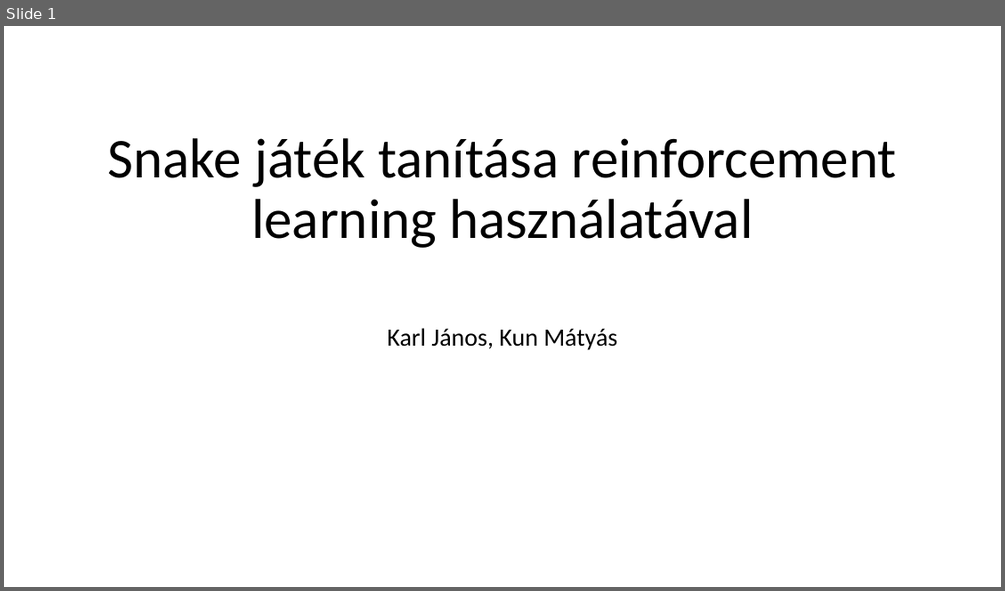
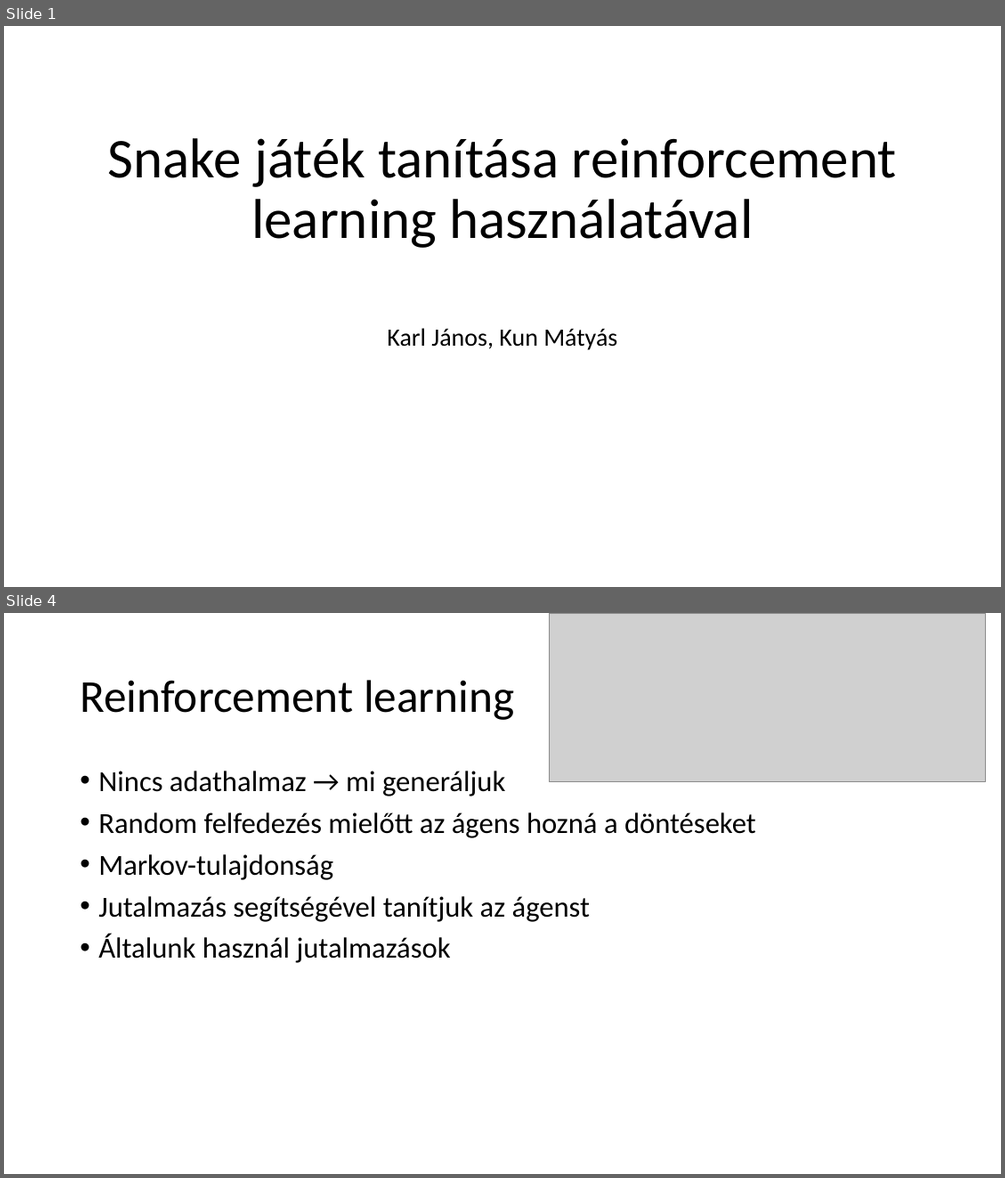
Before and after one commit to kunmts/Snake_AI_gyak, a slide deck: Projektmunka_KarlJanos_KunMatyas.pptx. Shown one above the other, each under a label of ours: slide 1 before the commit, slides 1 and 4 after it; the slides between them are not shown. The pictures are 1005x591 and 1005x1178 pixels, drawn with LibreOffice and Linux fonts; fonts in the diff are those of the drawing; grey boxes stand for pictures. Boxes give left, top, right and bottom in pixels: in the first picture for what was removed or moved away, otherwise in the second. Text is boxed around its words. In the diff, an @@ line names an element or a change of style, - is before the commit and + after.

```diff
--- a/Projektmunka_KarlJanos_KunMatyas.pptx
+++ b/Projektmunka_KarlJanos_KunMatyas.pptx
@@ slide 4 added at bbox=[4, 613, 1001, 1174], background #FFFFFF @@
@@ picture added at bbox=[550, 613, 985, 781] @@
@@ title added at bbox=[80, 680, 514, 720], 44 pt, text #000000 @@
+Reinforcement learning
@@ text added at bbox=[98, 771, 756, 963], 28 pt, text #000000 @@
+• Nincs adathalmaz → mi generáljuk
+• Random felfedezés mielőtt az ágens hozná a döntéseket
+• Markov-tulajdonság
+• Jutalmazás segítségével tanítjuk az ágenst
+• Általunk használ jutalmazások
```
Also in this commit, not shown: 3 other slides added.
